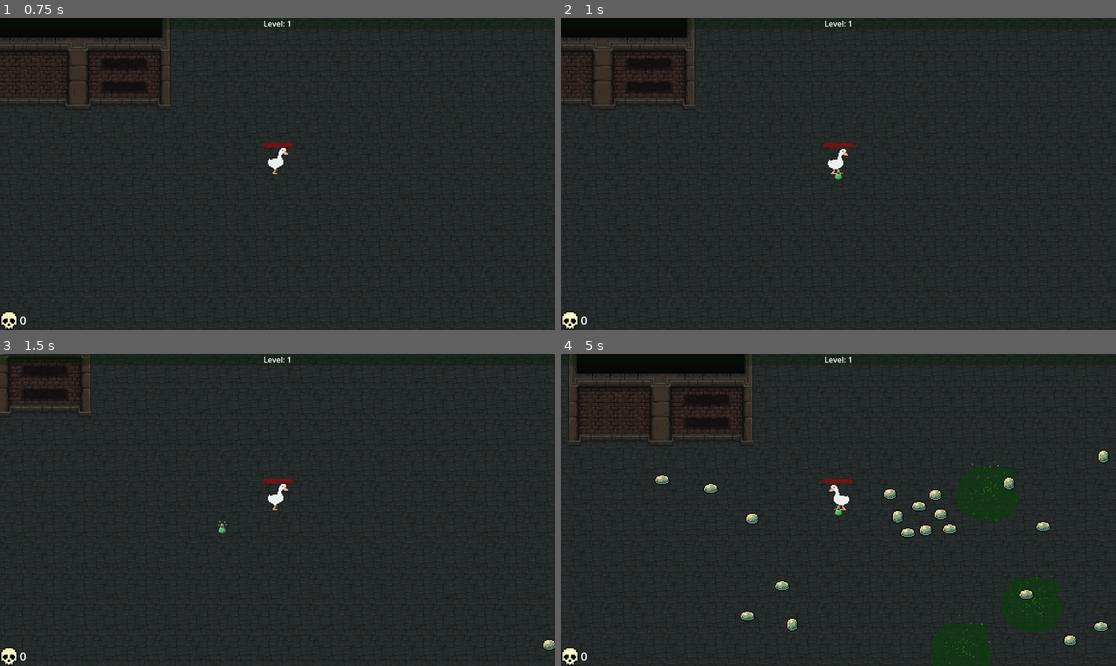
Above: before the commit, frames 1-4 (two rows, left to right).
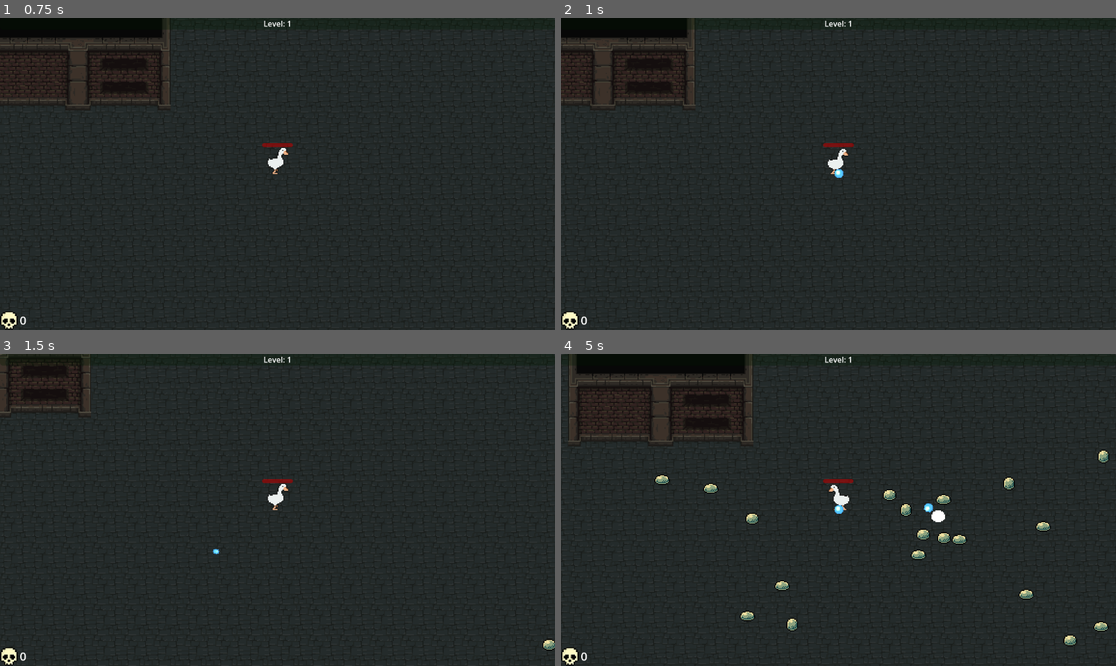
Above: after the commit, the same moments.

Repository: arko-poet/godot-games
Game: Godot game, scene res://sauce/main.tscn
Two runs of this game, one before a commit and one after it. Both use one fixed random seed, a clock stepped at 60 frames per second and the inputs below. Sound files missing from this copy of the repository are replaced by a short silence.
Inputs:
- Up to frame 1 (0.75 s): tap Enter at 0.5 s; hold D (move_right) from 0.53 s (still down)
- Up to frame 2 (1 s): keep holding D (move_right)
- Up to frame 3 (1.5 s): release D (move_right) at 1.28 s; hold S (move_down) from 1.28 s (still down)
- Up to frame 4 (5 s): release S (move_down) at 2.03 s; hold D (move_right) 2.03-2.78 s; hold W (move_up) 2.78-3.53 s; hold A (move_left) from 3.53 s (still down)

Frame 1 is identical in both runs. In frame 2, less than 0.1% of the frame differs, in the area x 49-51%, y 48-52%; in frame 3, less than 0.1%; in frame 4, 1.4%, in the area x 49-90%, y 34-100%.
Error before the commit: Parse Error: Identifier "BASE_SPEED" not declared in the current scope. (res://sauce/weapons/bouncers/bouncer.gd:13)

Commit message:
feat(survivors): bounce and animation for bouncers

Diff:
--- a/survivors/sauce/monsters/monster.gd
+++ b/survivors/sauce/monsters/monster.gd
@@ -8,9 +8,10 @@
 const KNOCKBACK_DECAY := 200.0
 
 @export var hp := 10
+@export var damage := 1
 
 var target: Node
-var damage := 5
+
 var knockback_velocity := Vector2(0, 0)
 
 @onready var navigation: NavigationAgent2D = $Navigation
--- a/survivors/sauce/monsters/monster.tscn
+++ b/survivors/sauce/monsters/monster.tscn
@@ -46,6 +46,7 @@
 collision_layer = 4
 collision_mask = 2
 script = ExtResource("1_f3lrl")
+hp = 2
 
 [node name="Sprite" type="AnimatedSprite2D" parent="." unique_id=1892772476]
 texture_filter = 3
--- a/survivors/sauce/player/player.gd
+++ b/survivors/sauce/player/player.gd
@@ -37,9 +37,9 @@
 	#add_weapon(WeaponID.SWORD)
 	#add_weapon(WeaponID.CHAKRAMS)
 	#add_weapon(WeaponID.SPEARS)
-	#add_weapon(WeaponID.BOUNCERS)
+	add_weapon(WeaponID.BOUNCERS)
 	#add_weapon(WeaponID.FIRE_STAFF)
-	add_weapon(WeaponID.TOXIC_VIALS)
+	#add_weapon(WeaponID.TOXIC_VIALS)
 
 
 func add_weapon(weapon_id: WeaponID) -> void:
--- a/survivors/sauce/weapons/balls/ball.tscn
+++ b/survivors/sauce/weapons/balls/ball.tscn
@@ -45,6 +45,7 @@
 
 [node name="Ball" unique_id=1721435030 instance=ExtResource("1_04phn")]
 script = ExtResource("2_wxt7p")
+speed = 100.0
 
 [node name="Animated" type="AnimatedSprite2D" parent="." index="0" unique_id=1955013424]
 sprite_frames = SubResource("SpriteFrames_kvvf7")
--- a/survivors/sauce/weapons/bouncers/bouncer.gd
+++ b/survivors/sauce/weapons/bouncers/bouncer.gd
@@ -1,22 +1,50 @@
 class_name Bouncer
-extends Projectile
+extends CharacterBody2D
 
+
+const KNOCKBACK_STRENGTH := 50.0
+const COLLIDER_DELAY := 0.1
+
+var damage: int
 var bounce := 5
+var direction: Vector2
+var speed := 150
+var target: Node2D
+var last_collider : Node2D
+var same_collider_elapsed := 0.0
+
 
 
 func _ready() -> void:
-	_set_direction()
+	direction = (target.global_position - global_position).normalized()
 
 
 func _physics_process(delta: float) -> void:
 	rotation = direction.angle()
-	position += direction * BASE_SPEED * delta
+	var c := move_and_collide(direction * speed * delta)
+	if not c:
+		return
+
+	var b = c.get_collider()
+	if b.is_in_group("monsters"):
+		if b == last_collider and same_collider_elapsed <= COLLIDER_DELAY:
+			same_collider_elapsed += delta
+		else:
+			_monster_collision(b)
+			direction = direction.bounce(c.get_normal())
+			last_collider = b
+			same_collider_elapsed = 0.0
+	else:
+		direction = direction.bounce(c.get_normal())
 
 
 func _monster_collision(monster: Monster) -> void:
 	if bounce > 0:
 		bounce -= 1
-		direction = -direction
 	else:
 		queue_free()
-	monster.call_deferred("hit", damage)
+	monster.call_deferred("hit", damage, direction * KNOCKBACK_STRENGTH)
+
+
+func _on_ttl_timeout() -> void:
+	queue_free()
--- a/survivors/sauce/weapons/bouncers/bouncer.tscn
+++ b/survivors/sauce/weapons/bouncers/bouncer.tscn
@@ -1,18 +1,63 @@
 [gd_scene format=3 uid="uid://dxdl8guk5nhj8"]
 
-[ext_resource type="PackedScene" uid="uid://7qjv0qyipjw8" path="res://sauce/weapons/projectile.tscn" id="1_bjira"]
+[ext_resource type="Texture2D" uid="uid://b4f7ijjrtqvqo" path="res://assets/fire_bullets/All_Fire_Bullet_Pixel_16x16_02.png" id="2_bjira"]
 [ext_resource type="Script" uid="uid://lrhe4gdq7wdu" path="res://sauce/weapons/bouncers/bouncer.gd" id="2_kmm1e"]
-[ext_resource type="Texture2D" uid="uid://db64n4kx11uww" path="res://assets/icon.svg" id="3_kmm1e"]
 
-[sub_resource type="RectangleShape2D" id="RectangleShape2D_0t8l2"]
-size = Vector2(128, 128)
+[sub_resource type="AtlasTexture" id="AtlasTexture_kmm1e"]
+atlas = ExtResource("2_bjira")
+region = Rect2(496, 0, 16, 16)
 
-[node name="Bouncer" unique_id=1721435030 instance=ExtResource("1_bjira")]
-scale = Vector2(0.25, 0.25)
+[sub_resource type="AtlasTexture" id="AtlasTexture_0t8l2"]
+atlas = ExtResource("2_bjira")
+region = Rect2(512, 0, 16, 16)
+
+[sub_resource type="AtlasTexture" id="AtlasTexture_r55gf"]
+atlas = ExtResource("2_bjira")
+region = Rect2(528, 0, 16, 16)
+
+[sub_resource type="AtlasTexture" id="AtlasTexture_f36nk"]
+atlas = ExtResource("2_bjira")
+region = Rect2(544, 0, 16, 16)
+
+[sub_resource type="SpriteFrames" id="SpriteFrames_y8jyl"]
+animations = [{
+"frames": [{
+"duration": 1.0,
+"texture": SubResource("AtlasTexture_kmm1e")
+}, {
+"duration": 1.0,
+"texture": SubResource("AtlasTexture_0t8l2")
+}, {
+"duration": 1.0,
+"texture": SubResource("AtlasTexture_r55gf")
+}, {
+"duration": 1.0,
+"texture": SubResource("AtlasTexture_f36nk")
+}],
+"loop": true,
+"name": &"default",
+"speed": 5.0
+}]
+
+[sub_resource type="CircleShape2D" id="CircleShape2D_bjira"]
+radius = 49.999996
+
+[node name="Bouncer" type="CharacterBody2D" unique_id=946070961]
+collision_layer = 8
+collision_mask = 6
 script = ExtResource("2_kmm1e")
 
-[node name="Sprite2D" type="Sprite2D" parent="." index="0" unique_id=746703012]
-texture = ExtResource("3_kmm1e")
+[node name="AnimatedSprite2D" type="AnimatedSprite2D" parent="." unique_id=1225231593]
+sprite_frames = SubResource("SpriteFrames_y8jyl")
+autoplay = "default"
 
-[node name="Collision" parent="." index="1" unique_id=137886357]
-shape = SubResource("RectangleShape2D_0t8l2")
+[node name="Collision" type="CollisionShape2D" parent="." unique_id=137886357]
+scale = Vector2(0.1, 0.1)
+shape = SubResource("CircleShape2D_bjira")
+
+[node name="TTL" type="Timer" parent="." unique_id=1338851581]
+wait_time = 10.0
+one_shot = true
+autostart = true
+
+[connection signal="timeout" from="TTL" to="." method="_on_ttl_timeout"]
--- a/survivors/sauce/weapons/toxic_weapon/toxic_ground.gd
+++ b/survivors/sauce/weapons/toxic_weapon/toxic_ground.gd
@@ -3,8 +3,6 @@
 var damage: int
 
 var monsters: Array[Monster] = []
-
-
 
 
 func _on_body_entered(body: Node2D) -> void:
